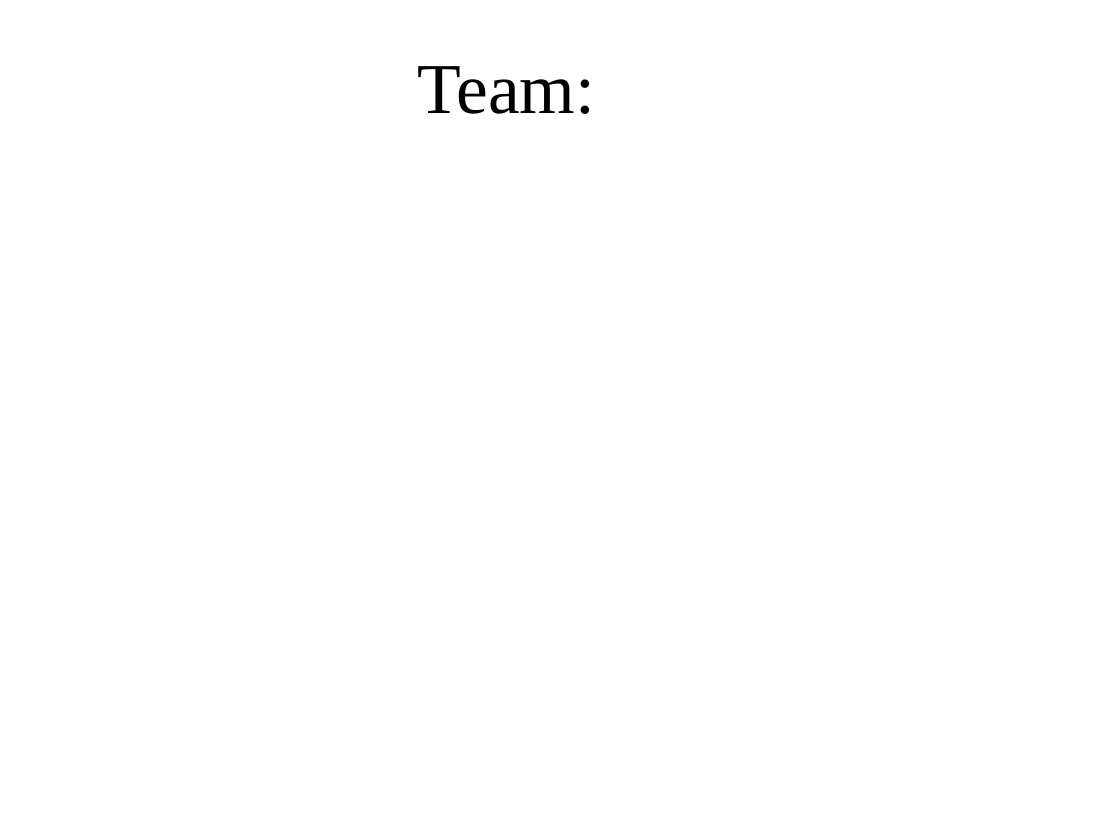
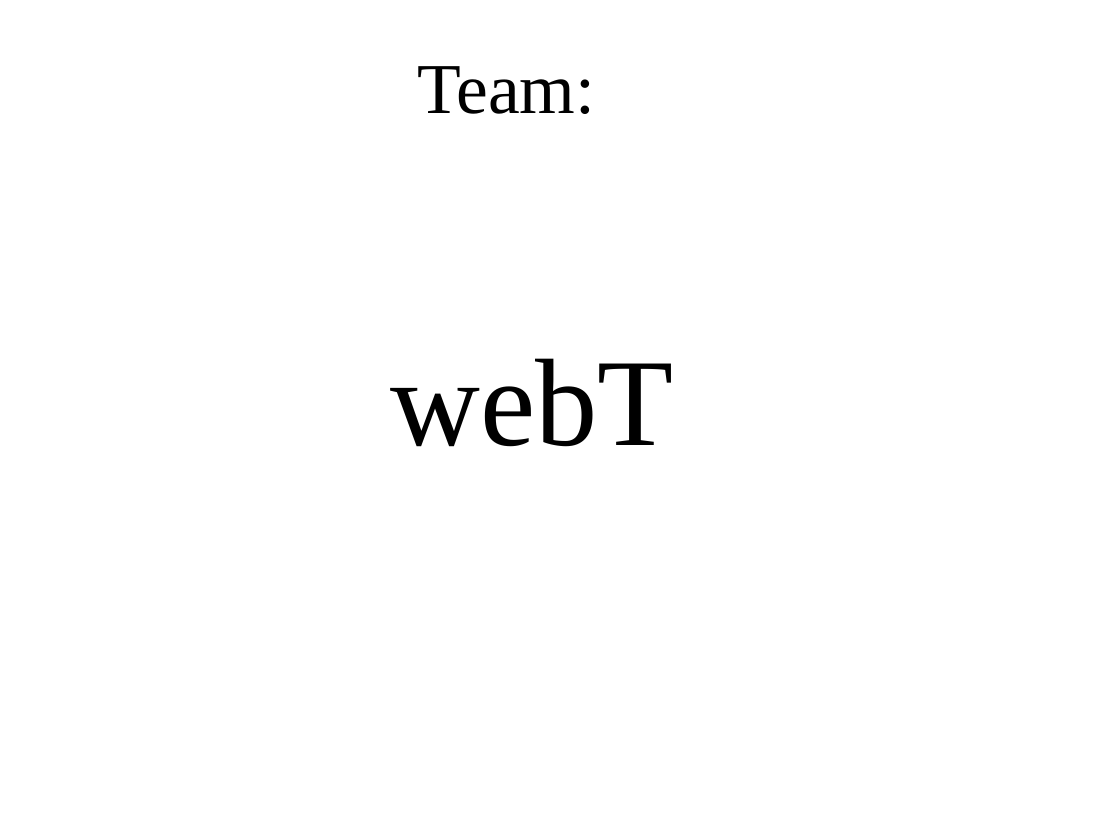
Before and after one commit to trahim/DevOpsWorkshop, a slide deck: slide 1 of Day 2 Presentation.pptx. Drawn at 1120x840 pixels with LibreOffice and Linux fonts; fonts in the diff are those of the drawing; background and template pictures are left out. Boxes give left, top, right and bottom in pixels: in the first picture for what was removed or moved away, otherwise in the second. Text is boxed around its words. In the diff, an @@ line names an element or a change of style, - is before the commit and + after.

Commit message:
updates

```diff
--- a/Day 2 Presentation.pptx
+++ b/Day 2 Presentation.pptx
@@ text added at (x1=391, y1=358, x2=674, y2=447), 80 pt, text #000000 @@
+webT
```
Also in this commit, not shown: 1 other slide changed.
